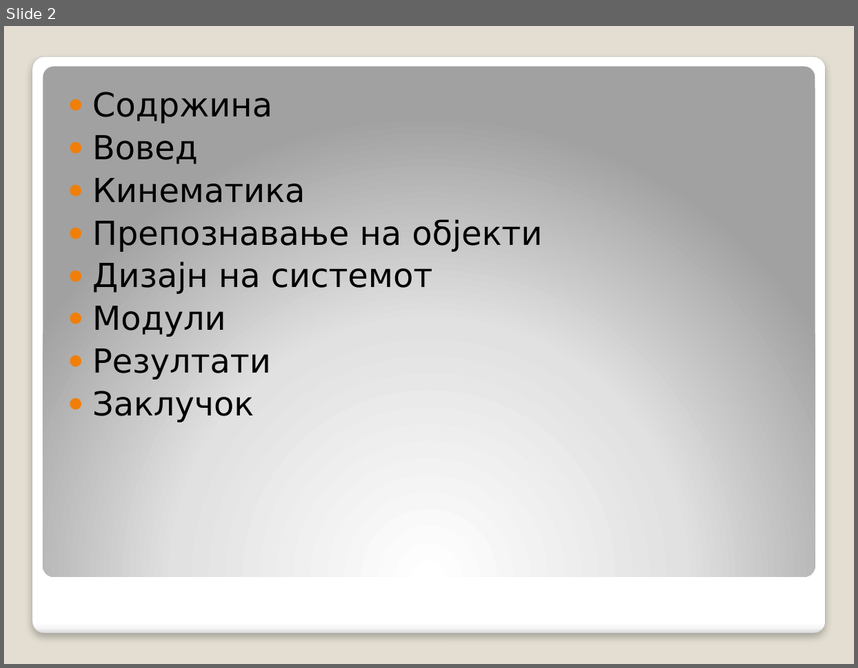
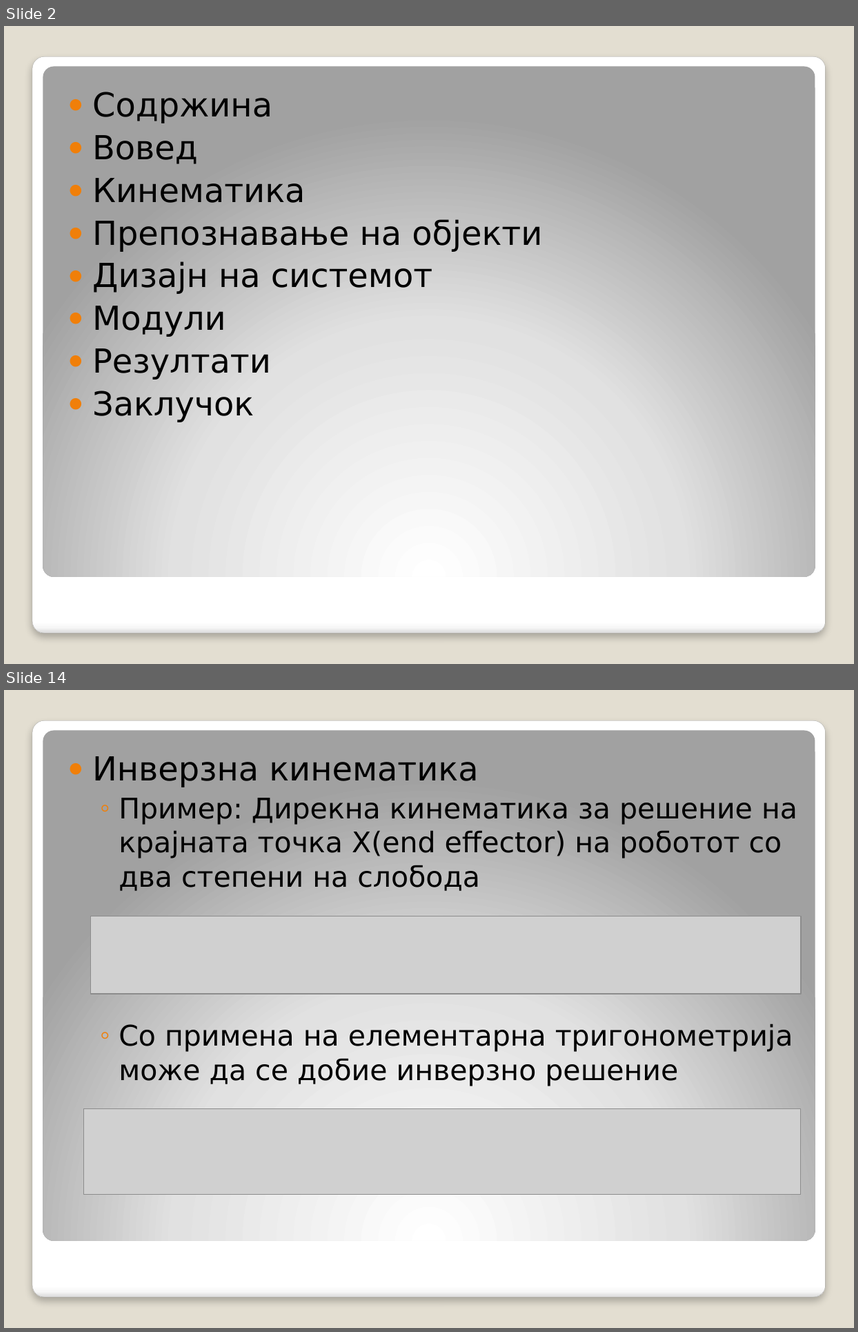
Before and after one commit to decoder015/diplomska, a slide deck: Paper/Компјутерска визија во роботика.pptx. Shown one above the other, each under a label of ours: slide 2 before the commit, slides 2 and 14 after it; the slides between them are not shown. The pictures are 858x668 and 858x1332 pixels, drawn with LibreOffice and Linux fonts; fonts in the diff are those of the drawing; grey boxes stand for pictures. Boxes give left, top, right and bottom in pixels: in the first picture for what was removed or moved away, otherwise in the second. Text is boxed around its words. In the diff, an @@ line names an element or a change of style, - is before the commit and + after.

```diff
--- a/Paper/Компјутерска визија во роботика.pptx
+++ b/Paper/Компјутерска визија во роботика.pptx
@@ slide 14 added at [4, 690, 854, 1328], background #E3DED1; not listed: 2 template elements that a slide beside it also shows @@
@@ text added at [92, 756, 797, 1086], 24 pt, text #000000 @@
+● Инверзна кинематика
+  ◦ Пример: Дирекна кинематика за решение на крајната точка X(еnd effector) на роботот со два степени на слобода
+  ◦ Со примена на елементарна тригонометрија може да се добие инверзно решение
@@ picture added at [91, 916, 802, 994] @@
@@ picture added at [84, 1108, 800, 1194] @@
```
Also in this commit, not shown: 3 slides changed, 29 other slides added, 1 slide removed, 9 other files.
